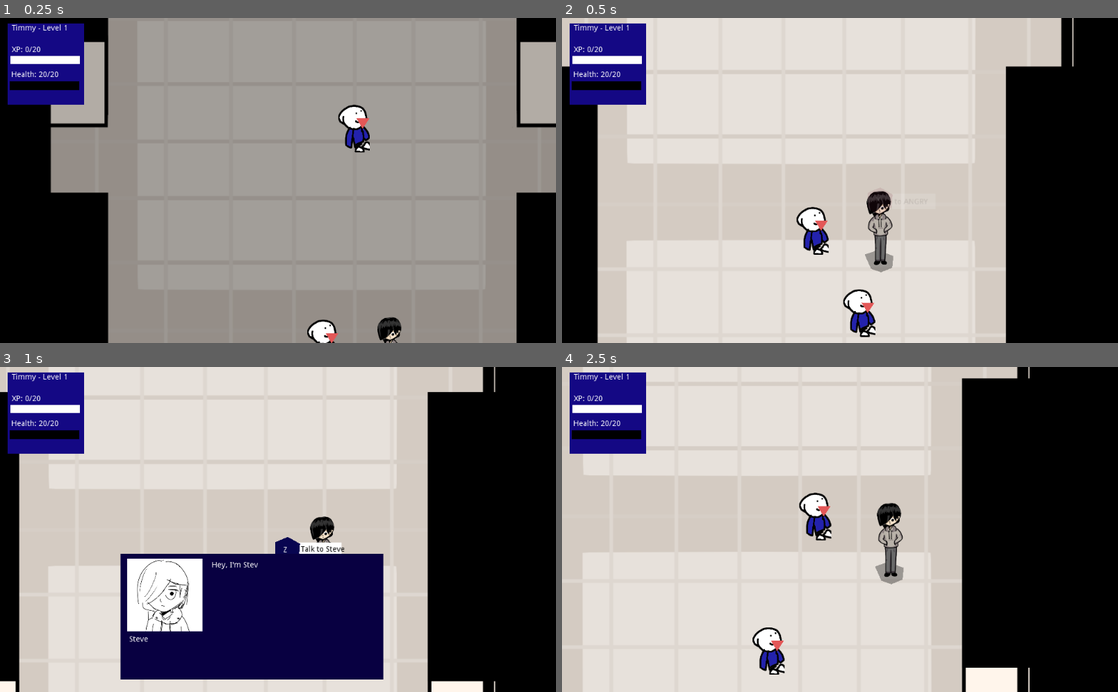
Above: before the commit, frames 1-4 (two rows, left to right).
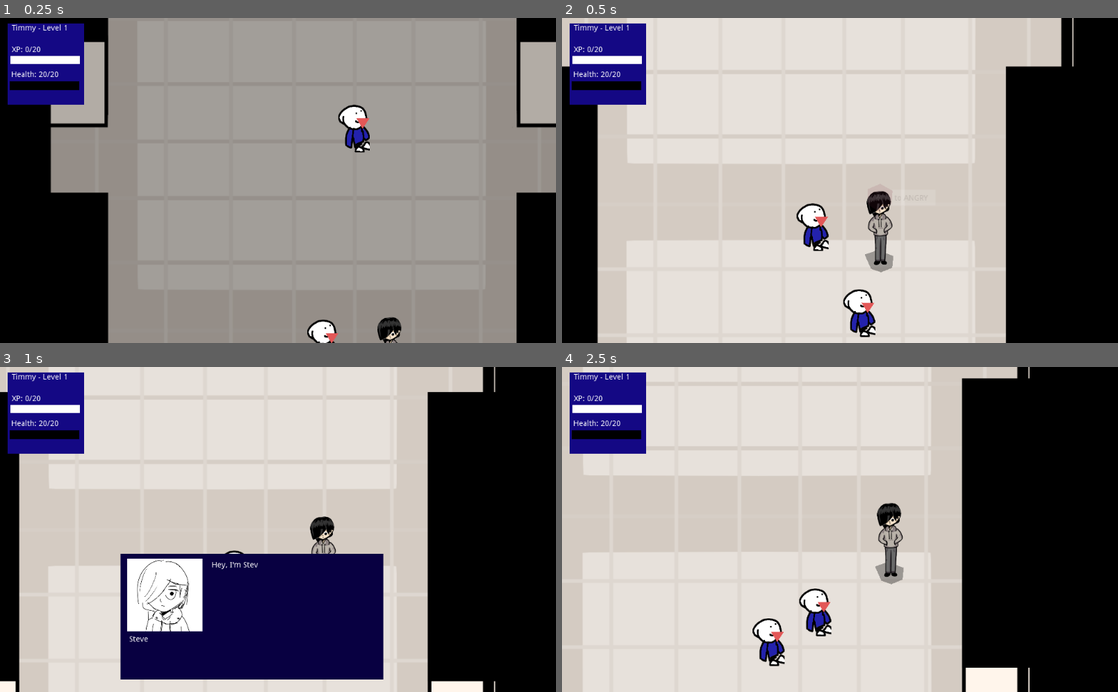
Above: after the commit, the same moments.

Repository: johnfn/ld49
Game: Godot game, scene res://Main.tscn
Same seed, same stepped clock (60 frames per second), same inputs: the game is played once before the commit and once after it.
Inputs (mouse positions are in pixels of both pictures, inside the frame that each line leads up to):
- Up to frame 1 (0.25 s): no input
- Up to frame 2 (0.5 s): no input
- Up to frame 3 (1 s): move the mouse to (400, 513) at 0.52 s; hold Right (ui_right) from 0.53 s (still down); tap Z (action) at 0.6 s
- Up to frame 4 (2.5 s): move the mouse to (728, 545) at 1.27 s; release Right (ui_right) at 1.28 s; hold Down (ui_down) 1.28-2.03 s; tap Z (action) at 1.35, 2.3 s; move the mouse to (895, 458) at 2.02 s; hold Right (ui_right) from 2.03 s (still down); tap X (angry) at 2.1 s

Frame 1 is identical in both runs. In frame 2, 0.5% of the frame differs, in the area x 42-65%, y 54-73%; in frame 3, 0.5%; in frame 4, 1.9%, in the area x 34-49%, y 38-95%.

Commit message:
Pause guys when u wanna interact them

Diff:
--- a/Enemies.gd
+++ b/Enemies.gd
@@ -12,6 +12,7 @@
       "is_inanimate": false,
       "battle_tscn": load("res://BattleEnemy.tscn"),
       "dialog": funcref(self, "steve_talk"),
+      "walks": true,
     },
 
     G.ENEMIES.Gteve: {
@@ -23,6 +24,7 @@
       "is_inanimate": false,
       "battle_tscn": load("res://BattleEnemy.tscn"),
       "dialog": funcref(self, "gteve_talk"),
+      "walks": true,
     },
 
     G.ENEMIES.Wastebasket: {
--- a/InteractionMarker.gd
+++ b/InteractionMarker.gd
@@ -57,6 +57,9 @@
 #        child.visible = i == closest
 
   return closest
+
+func is_being_shown():
+  return menu.visible
 
 func choose_interact():
   if get_closest_interactable() == interactor:
--- a/Npc.gd
+++ b/Npc.gd
@@ -16,8 +16,6 @@
       room = x
 
   starting_room = room
-  # print(name)
-  # print(room.bounds, room.name)
 
 func render_proper_sprite():
   for ch in $Graphics.get_children():
@@ -32,7 +30,21 @@
 
   render_proper_sprite()
   get_starting_room()
-  walk_aimlessly()
+
+  if "walks" in Enemies.info()[enemy_type]:
+    walk_aimlessly()
+
+func is_point_in_starting_room(pt: Vector2):
+  var space = get_world_2d().get_direct_space_state()
+  var results = space.intersect_point(
+    pt, 32, [], 0x7FFFFFFF, true, true
+  )
+
+  for r in results:
+    if r.collider == starting_room.bounds:
+      return true
+
+  return false
 
 func walk_aimlessly():
   while true:
@@ -49,22 +61,17 @@
 
     # make sure npc doesnt leave room lol
 
-    var space = get_world_2d().get_direct_space_state()
-    var results = space.intersect_point(
-      abs_destination, 32, [], 0x7FFFFFFF, true, true)
-
-    var good = false
-    for r in results:
-      if r.collider == starting_room.bounds:
-        good = true
-
-    if not good:
+    if not is_point_in_starting_room(abs_destination):
       for x in range(10):
         yield(get_tree(), "idle_frame")
       continue
 
     var ticks = 200
     while position.distance_to(next_spot) > 100 and ticks > 0:
+      #dont walk while menu is visible
+      while $InteractionMarker.is_being_shown():
+        yield(get_tree(), "idle_frame")
+
       ticks -= 1
 
       var d = position.direction_to(rel_destination).normalized() * 100
--- a/project.godot
+++ b/project.godot
@@ -43,6 +43,16 @@
 "class": "InteractionMarker",
 "language": "GDScript",
 "path": "res://InteractionMarker.gd"
+}, {
+"base": "ColorRect",
+"class": "Inventory",
+"language": "GDScript",
+"path": "res://Inventory.gd"
+}, {
+"base": "KinematicBody2D",
+"class": "Npc",
+"language": "GDScript",
+"path": "res://Npc.gd"
 } ]
 _global_script_class_icons={
 "BattleEntity": "",
@@ -51,7 +61,9 @@
 "BattleScene": "",
 "Dialog": "",
 "HealthBar": "",
-"InteractionMarker": ""
+"InteractionMarker": "",
+"Inventory": "",
+"Npc": ""
 }
 
 [application]
